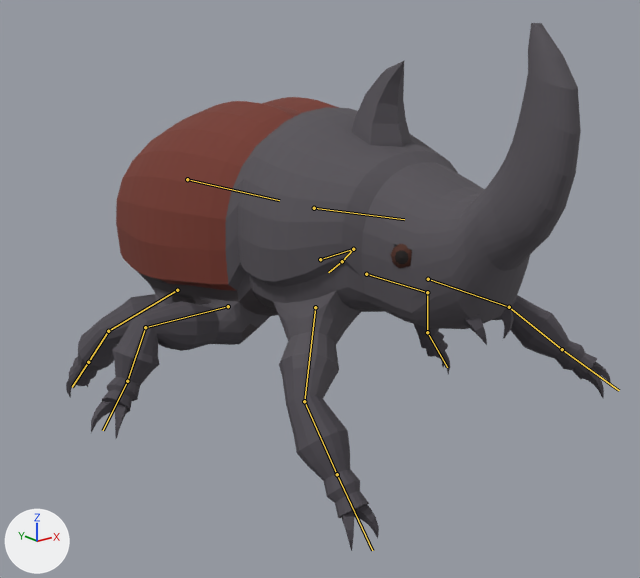
Two versions of the glTF model creatures/experiments/boxmodel/abc/t7x/zoo/beetle/stage4/beetle.glb, one commit apart.
Both versions are drawn from a 50 mm camera at (-0.877, -1.091, 0.615) aimed at (-0.021, -0.021, 0.187). Lighting does not change. The marker at lower left points along +X, +Y and +Z. The picture after the commit comes second. Both versions are drawn at frame 23 of the action 'move'; the numbers are the values there. The bones that change, and the others that lie on the model, are drawn over the model as lines.

Objects in the first picture: 'body', 'piece_claws', 'piece_horn_thorax' and 2 more.
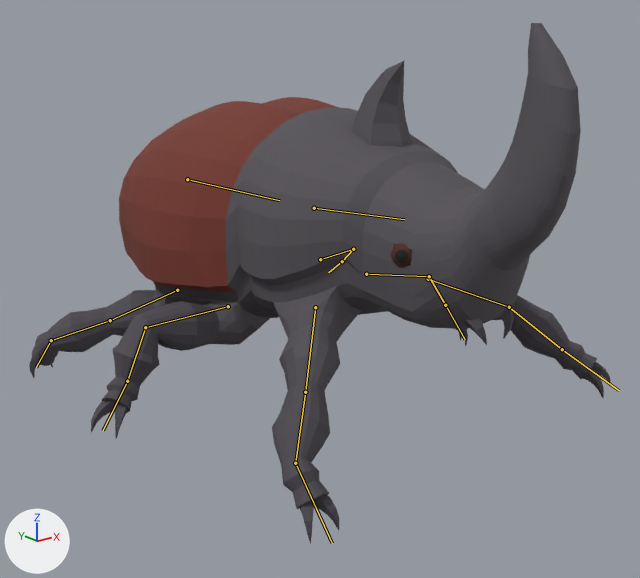
The change in detail:
Bone 'femur1.R' (bone_femur1_r) turns from (0, 0, 12) to (6, 0, 3) degrees about its own x, y and z.
Bone 'tibia1.R' (bone_tibia1_r) turns from (-3, 0, 0) to (1, 0, -33) degrees about its own x, y and z.
Bone 'tarsus1.R' (bone_tarsus1_r) turns from (0, 0, 0) to (-12, 9, 34) degrees about its own x, y and z.
Bone 'femur2.L' (bone_femur2_l) turns from (0, 0, -12) to (-3, 0, -1) degrees about its own x, y and z.
Bone 'tibia2.L' (bone_tibia2_l) turns from (-3, 0, 0) to (-1, 1, 22) degrees about its own x, y and z.
Bone 'tarsus2.L' (bone_tarsus2_l) turns from (0, 0, 0) to (3, -7, -32) degrees about its own x, y and z.
Bone 'femur3.R' (bone_femur3_r) turns from (0, 0, 12) to (-17, 1, 13) degrees about its own x, y and z.
Bone 'tibia3.R' (bone_tibia3_r) turns from (-3, 0, 0) to (12, -6, 61) degrees about its own x, y and z.
Bone 'tarsus3.R' (bone_tarsus3_r) turns from (0, 0, 0) to (-16, -15, -46) degrees about its own x, y and z.

Pixel boxes (x1, y1, x2, y2) of what changed, in the pictures (640 x 578 px):
'body', posed (7% wider): before (69, 23, 598, 518); after (32, 23, 598, 509)
'piece_claws', posed: before (66, 351, 611, 551); after (29, 329, 611, 544)
bone 'femur1.R', root to tip: before (315, 307) to (304, 401); after (315, 307) to (305, 392)
bone 'tibia1.R', root to tip: before (304, 401) to (337, 474); after (305, 392) to (295, 463)
bone 'tarsus1.R', root to tip: before (337, 474) to (372, 550); after (295, 463) to (332, 543)
bone 'femur2.L', root to tip: before (366, 274) to (427, 292); after (366, 274) to (429, 276)
bone 'tibia2.L', root to tip: before (427, 292) to (427, 332); after (429, 276) to (445, 305)
bone 'tarsus2.L', root to tip: before (427, 332) to (447, 367); after (445, 305) to (465, 339)
bone 'femur3.R', root to tip: before (177, 290) to (108, 331); after (177, 290) to (110, 320)
bone 'tibia3.R', root to tip: before (108, 331) to (88, 362); after (110, 320) to (51, 340)
bone 'tarsus3.R', root to tip: before (88, 362) to (72, 387); after (51, 340) to (36, 367)
